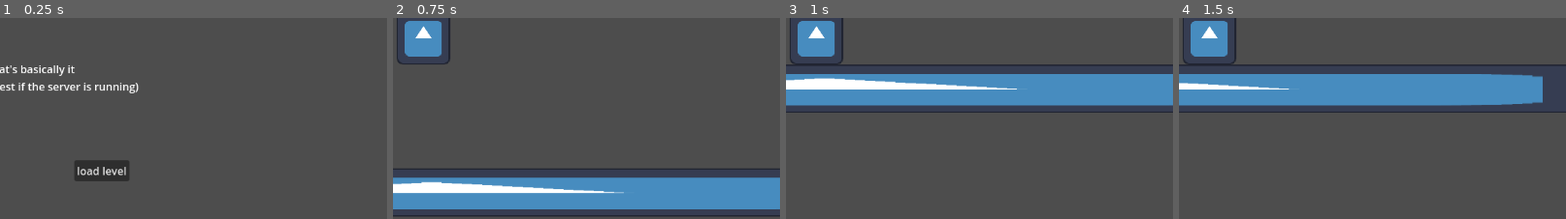
Above: before the commit, frames 1-4 (left to right).
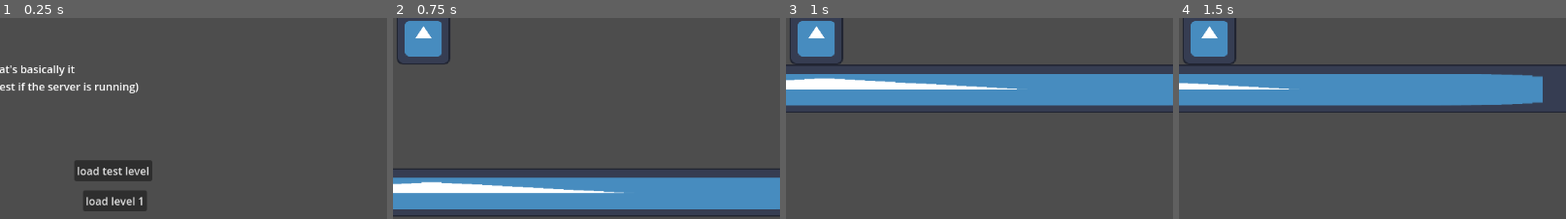
Above: after the commit, the same moments.

Repository: TheMammothManRemastered/Project5
Game: Godot game, scene res://scenes/objects/titlescreen.tscn
The game is run twice, just before and just after one commit, with the same random seed, the same clock (stepped at 60 frames per second) and the same inputs. Before the commit the project starts from res://scenes/titlescreen.tscn. The engine's default icon, where the game draws it, is replaced by a stand-in: a white triangle on a blue panel in a dark square.
Inputs:
- Up to frame 1 (0.25 s): no input
- Up to frame 2 (0.75 s): click "load level" (after the commit: "load test level") at 0.5 s
- Up to frame 3 (1 s): no input
- Up to frame 4 (1.5 s): tap Enter at 1.25 s; hold D (player_right) from 1.28 s (still down)
The pictures show only the part of the screen within x 46-96%, y 49-99%; the shares and areas given below are measured in that part.

The runs differ from the first frame. In frame 1, 2.3% of the frame differs, in the area x 21-40%, y 70-97%; in frame 2, nothing differs; in frame 3, nothing differs; in frame 4, nothing differs.

Commit message:
Level and Room framework begun

Diff:
--- a/project.godot
+++ b/project.godot
@@ -11,9 +11,13 @@
 [application]
 
 config/name="FinalProject"
-run/main_scene="res://scenes/titlescreen.tscn"
+run/main_scene="res://scenes/objects/titlescreen.tscn"
 config/features=PackedStringArray("4.1", "GL Compatibility")
 config/icon="res://assets/icon.svg"
+
+[autoload]
+
+LevelManager="*res://scripts/level_manager.gd"
 
 [input]
 
@@ -40,6 +44,18 @@
 ]
 }
 
+[layer_names]
+
+2d_physics/layer_1="Level Geometry"
+2d_physics/layer_2="Doors"
+2d_physics/layer_3="Corpses"
+2d_physics/layer_4="Pickups"
+2d_physics/layer_8="Player"
+2d_physics/layer_9="Parry"
+2d_physics/layer_10="Player Weapon"
+2d_physics/layer_16="Enemy"
+2d_physics/layer_17="Enemy Weapon"
+
 [rendering]
 
 textures/canvas_textures/default_texture_filter=0
--- /dev/null
+++ b/scenes/levels/levelTemplate.tscn
@@ -0,0 +1,12 @@
+[gd_scene load_steps=3 format=3 uid="uid://dmu1tejhc7420"]
+
+[ext_resource type="Script" path="res://scripts/level.gd" id="1_6apok"]
+[ext_resource type="PackedScene" uid="uid://d1dq2m5uc4t7d" path="res://scenes/levels/rooms/roomTemplate.tscn" id="2_i6bre"]
+
+[node name="LevelTemplate" type="Node"]
+script = ExtResource("1_6apok")
+spawn_room = "res://scenes/levels/rooms/roomTemplate.tscn"
+
+[node name="Rooms" type="Node" parent="."]
+
+[node name="RoomTemplate" parent="Rooms" instance=ExtResource("2_i6bre")]
--- /dev/null
+++ b/scenes/levels/level_1.tscn
@@ -0,0 +1,3 @@
+[gd_scene format=3 uid="uid://dumilqi6wtdod"]
+
+[node name="level_1" type="Node2D"]
--- /dev/null
+++ b/scenes/levels/level_ex.tscn
@@ -0,0 +1,3 @@
+[gd_scene format=3 uid="uid://dbpheepnh25sn"]
+
+[node name="LevelEX" type="Node2D"]
--- /dev/null
+++ b/scenes/levels/rooms/roomEX1.tscn
@@ -0,0 +1,49 @@
+[gd_scene load_steps=7 format=3 uid="uid://di7k363q2u275"]
+
+[ext_resource type="Texture2D" uid="uid://buiq1u8k7ugi" path="res://assets/icon.svg" id="1_08tbt"]
+[ext_resource type="PackedScene" uid="uid://bjuhyjk7ymcfy" path="res://scenes/objects/player.tscn" id="1_igoxc"]
+
+[sub_resource type="WorldBoundaryShape2D" id="WorldBoundaryShape2D_ujd2m"]
+distance = -238.0
+
+[sub_resource type="WorldBoundaryShape2D" id="WorldBoundaryShape2D_q8j2r"]
+normal = Vector2(1, 0)
+distance = -392.0
+
+[sub_resource type="WorldBoundaryShape2D" id="WorldBoundaryShape2D_2fqio"]
+normal = Vector2(-1, 0)
+distance = -464.0
+
+[sub_resource type="WorldBoundaryShape2D" id="WorldBoundaryShape2D_orjks"]
+normal = Vector2(0, 1)
+distance = -240.0
+
+[node name="RoomEX1" type="Node2D"]
+
+[node name="StaticBody2D" type="StaticBody2D" parent="."]
+collision_mask = 98948
+
+[node name="CollisionShape2D" type="CollisionShape2D" parent="StaticBody2D"]
+shape = SubResource("WorldBoundaryShape2D_ujd2m")
+
+[node name="Sprite2D" type="Sprite2D" parent="StaticBody2D"]
+position = Vector2(-3.8147e-06, 280)
+scale = Vector2(6.125, 0.625)
+texture = ExtResource("1_08tbt")
+
+[node name="CollisionShape2D2" type="CollisionShape2D" parent="StaticBody2D"]
+shape = SubResource("WorldBoundaryShape2D_q8j2r")
+
+[node name="CollisionShape2D3" type="CollisionShape2D" parent="StaticBody2D"]
+shape = SubResource("WorldBoundaryShape2D_2fqio")
+
+[node name="CollisionShape2D4" type="CollisionShape2D" parent="StaticBody2D"]
+shape = SubResource("WorldBoundaryShape2D_orjks")
+
+[node name="Sprite2D2" type="Sprite2D" parent="StaticBody2D"]
+position = Vector2(0, -268)
+scale = Vector2(9.625, 0.4375)
+texture = ExtResource("1_08tbt")
+
+[node name="Player" parent="." instance=ExtResource("1_igoxc")]
+position = Vector2(-1, -106)
--- /dev/null
+++ b/scenes/levels/rooms/roomEX2.tscn
@@ -0,0 +1,3 @@
+[gd_scene format=3 uid="uid://cfvgs07ikb3sf"]
+
+[node name="RoomEX2" type="Node2D"]
--- /dev/null
+++ b/scenes/levels/rooms/roomTemplate.tscn
@@ -0,0 +1,29 @@
+[gd_scene load_steps=4 format=3 uid="uid://d1dq2m5uc4t7d"]
+
+[ext_resource type="Script" path="res://scripts/room.gd" id="1_6tm61"]
+[ext_resource type="PackedScene" uid="uid://c1ywll5lg4sb2" path="res://scenes/objects/door.tscn" id="2_24a5e"]
+
+[sub_resource type="WorldBoundaryShape2D" id="WorldBoundaryShape2D_u2f7g"]
+distance = -232.0
+
+[node name="RoomTemplate" type="Node2D"]
+script = ExtResource("1_6tm61")
+
+[node name="Doors" type="Node" parent="."]
+
+[node name="Door" parent="Doors" instance=ExtResource("2_24a5e")]
+position = Vector2(-248, 192)
+
+[node name="EnemySpanwers" type="Node" parent="."]
+
+[node name="PickupSpawners" type="Node" parent="."]
+
+[node name="PlayerSpawnPoint" type="Node2D" parent="."]
+editor_description = "This is the default player spawn position used if player_spawn_ID is -1."
+
+[node name="--------------------------------" type="Node" parent="."]
+
+[node name="StaticBody2D" type="StaticBody2D" parent="."]
+
+[node name="CollisionShape2D" type="CollisionShape2D" parent="StaticBody2D"]
+shape = SubResource("WorldBoundaryShape2D_u2f7g")
--- a/scenes/level1.tscn
+++ b/scenes/levels/test_level.tscn
@@ -1,7 +1,7 @@
 [gd_scene load_steps=11 format=3 uid="uid://bro3u48hl0sf4"]
 
-[ext_resource type="PackedScene" uid="uid://bjuhyjk7ymcfy" path="res://scenes/player.tscn" id="1_7u3ff"]
-[ext_resource type="Texture2D" uid="uid://buiq1u8k7ugi" path="res://assets/icon.svg" id="2_2yydx"]
+[ext_resource type="PackedScene" uid="uid://bjuhyjk7ymcfy" path="res://scenes/objects/player.tscn" id="1_3ekii"]
+[ext_resource type="Texture2D" uid="uid://buiq1u8k7ugi" path="res://assets/icon.svg" id="2_vrlqb"]
 
 [sub_resource type="RectangleShape2D" id="RectangleShape2D_bixm8"]
 size = Vector2(1808, 26)
@@ -27,9 +27,9 @@
 [sub_resource type="RectangleShape2D" id="RectangleShape2D_k34yx"]
 size = Vector2(57, 824)
 
-[node name="Level1" type="Node2D"]
+[node name="TestLevel" type="Node2D"]
 
-[node name="Player" parent="." instance=ExtResource("1_7u3ff")]
+[node name="Player" parent="." instance=ExtResource("1_3ekii")]
 position = Vector2(0, -280)
 
 [node name="StaticBody2D" type="StaticBody2D" parent="."]
--- /dev/null
+++ b/scenes/objects/door.tscn
@@ -0,0 +1,26 @@
+[gd_scene load_steps=4 format=3 uid="uid://c1ywll5lg4sb2"]
+
+[ext_resource type="Script" path="res://scripts/door.gd" id="1_xhepw"]
+[ext_resource type="Texture2D" uid="uid://buiq1u8k7ugi" path="res://assets/icon.svg" id="2_gry43"]
+
+[sub_resource type="RectangleShape2D" id="RectangleShape2D_whi0m"]
+size = Vector2(80, 80)
+
+[node name="Door" type="Node2D"]
+script = ExtResource("1_xhepw")
+
+[node name="ExitPoint" type="Node2D" parent="."]
+position = Vector2(88, 0)
+
+[node name="Area2D" type="Area2D" parent="."]
+collision_layer = 2
+collision_mask = 128
+
+[node name="CollisionShape2D" type="CollisionShape2D" parent="Area2D"]
+shape = SubResource("RectangleShape2D_whi0m")
+
+[node name="Sprite2D" type="Sprite2D" parent="."]
+scale = Vector2(0.625, 0.625)
+texture = ExtResource("2_gry43")
+
+[connection signal="body_entered" from="Area2D" to="." method="_on_area_2d_body_entered"]
--- a/scenes/player.tscn
+++ b/scenes/objects/player.tscn
@@ -18,6 +18,8 @@
 size = Vector2(80, 80)
 
 [node name="Player" type="CharacterBody2D"]
+collision_layer = 128
+collision_mask = 98315
 script = ExtResource("1_bl8b8")
 
 [node name="AnimatedSprite2D" type="AnimatedSprite2D" parent="."]
--- a/scenes/titlescreen.tscn
+++ b/scenes/objects/titlescreen.tscn
@@ -27,13 +27,21 @@
 
 [node name="Icon" type="Sprite2D" parent="."]
 position = Vector2(-301, -117)
-texture = ExtResource("2_3t4va")
+texture = ExtResource("2_mb5ci")
 
 [node name="Button" type="Button" parent="."]
 offset_left = 65.0
 offset_top = 183.0
 offset_right = 147.0
 offset_bottom = 214.0
-text = "load level"
+text = "load test level"
 
-[connection signal="pressed" from="Button" to="." method="load_level"]
+[node name="Button2" type="Button" parent="."]
+offset_left = 78.0
+offset_top = 228.0
+offset_right = 173.0
+offset_bottom = 259.0
+text = "load level 1"
+
+[connection signal="pressed" from="Button" to="." method="load_test_level"]
+[connection signal="pressed" from="Button2" to="." method="load_level_one"]
--- /dev/null
+++ b/scripts/door.gd
@@ -0,0 +1,32 @@
+extends Node2D
+
+@export var locked = false
+@export var target_room_ID = -1
+@export var target_door_ID = -1
+
+signal player_entered_door(target_room_ID, target_door_ID)
+
+# Called when the node enters the scene tree for the first time.
+func _ready():
+	pass # Replace with function body.
+
+# Called every frame. 'delta' is the elapsed time since the previous frame.
+func _process(delta):
+	pass
+
+func _on_area_2d_body_entered(body):
+	if (body.name == "Player"):
+		player_entered_door.emit(target_room_ID, target_door_ID)
+
+func get_registry_entry():
+	var out = {
+		"locked" : locked,
+		"target_room_ID" : target_room_ID,
+		"target_door_ID" : target_door_ID
+	}
+	return out
+
+func apply_registry(r_entry):
+	locked = r_entry["locked"]
+	target_room_ID = r_entry["target_room_ID"]
+	target_door_ID = r_entry["target_door_ID"]
--- /dev/null
+++ b/scripts/level.gd
@@ -0,0 +1,9 @@
+extends Node
+
+@export var spawn_room = ""
+
+func build_room_registries():
+	var out = []
+	for i in $Rooms.get_children():
+		out.append(i.build_registry())
+	return out
--- /dev/null
+++ b/scripts/level_manager.gd
@@ -0,0 +1,19 @@
+extends Node
+
+var level_name = "res://scenes/levels/level_ex.tscn"
+
+var player = null
+var curr_level_scene = null
+var curr_level_rooms = null
+
+func _ready():
+	pass
+
+func load_level(lname = "res://scenes/levels/level_ex.tscn"):
+	print("loading level " + lname + "...")
+	level_name = lname
+	player = load("res://scenes/objects/player.tscn").instantiate()
+	curr_level_scene = load(level_name).instantiate()
+	curr_level_rooms = curr_level_scene.build_room_registries()
+
+	get_tree().change_scene_to_file(curr_level_scene.spawn_room)
--- /dev/null
+++ b/scripts/room.gd
@@ -0,0 +1,45 @@
+extends Node2D
+
+class_name Room
+
+@export var room_ID = -1
+@export var player_spawn_ID = -1
+
+var registry = null
+
+signal registry_updated(room_ID, registry)
+
+func _ready():
+	# read this room's registry entry from the Level (available in Autoload) and load it into the local registry
+	apply_registry(LevelManager.curr_level_rooms[room_ID])
+
+	# spawn the player node from Autoload at the given door at doors[player_spawn_ID]'s ExitPoint
+	#	if player_spawn_ID == -1, use this room's PlayerSpawnPoint, or (0, 0) if that does not exist
+	if (player_spawn_ID == -1):
+		LevelManager.player.global_position = $PlayerSpawnPoint.global_position
+	else:
+		LevelManager.player.global_position = $Doors.get_children()[player_spawn_ID].get_child(0).global_position
+
+	self.add_child(LevelManager.player)
+
+func build_registry():
+	var out = {
+		"doors" : [],
+		"e_spawners" : [],
+		"p_spawners" : [],
+		"player_spawn_ID" : player_spawn_ID
+	}
+	for i in $Doors.get_children():
+		var to_add = i.get_registry_entry()
+		out["doors"].append(to_add)
+
+	return out
+
+func apply_registry(remote_registry):
+	if (registry == null):
+		registry = build_registry()
+
+	player_spawn_ID = remote_registry["player_spawn_ID"]
+	for i in range(len(remote_registry["doors"])):
+		registry["doors"][i] = remote_registry["doors"][i]
+		$Doors.get_children()[i].apply_registry(registry["doors"][i])
--- a/scripts/titlescreen.gd
+++ b/scripts/titlescreen.gd
@@ -4,5 +4,8 @@
 func _process(delta):
 	$Icon.rotation_degrees += 1
 
-func load_level():
-	get_tree().change_scene_to_file("res://scenes/level1.tscn")
+func load_test_level():
+	get_tree().change_scene_to_file("res://scenes/levels/test_level.tscn")
+
+func load_level_one():
+	LevelManager.load_level("res://scenes/levels/levelTemplate.tscn")
Not shown: 1 places in scenes/levels/test_level.tscn that only renumber resources
Renamed: scenes/hud.tscn -> scenes/objects/hud.tscn
Not shown: 1 places in scenes/objects/titlescreen.tscn that only renumber resources
